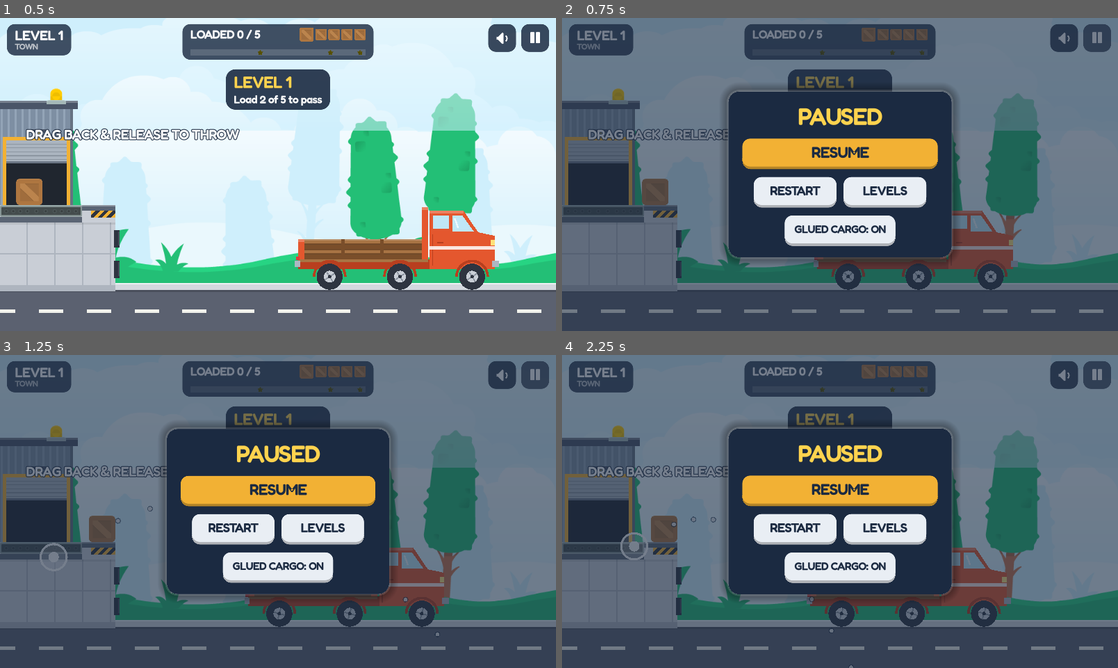
Above: before the commit, frames 1-4 (two rows, left to right).
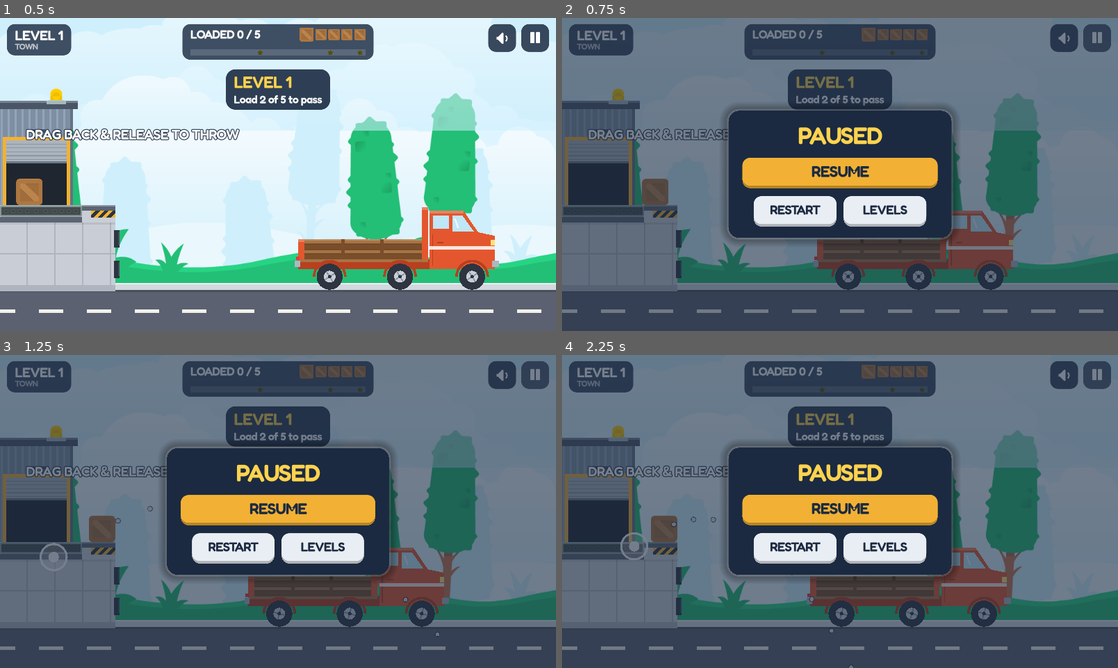
Above: after the commit, the same moments.

Repository: shaharFranses/flick-freight
Game: Godot game, scene res://scenes/main.tscn
Two runs of this game, one before a commit and one after it. Both use one fixed random seed, a clock stepped at 60 frames per second and the inputs below.
Inputs (mouse positions are in pixels of both pictures, inside the frame that each line leads up to):
- Up to frame 1 (0.5 s): no input
- Up to frame 2 (0.75 s): click (1095, 36) at 0.5 s
- Up to frame 3 (1.25 s): no input
- Up to frame 4 (2.25 s): click "RESTART" at 1.25 s; click (1095, 373) at 2 s

Frame 1 is identical in both runs. In frame 2, 13% of the frame differs, in the area x 29-71%, y 21-78%; in frame 3, 12%; in frame 4, 13%.

Commit message:
Loose cargo is the only mode
The glued/unglued toggle (pause menu, ?glue=, saved flag, bot --glue) is
removed: delivered cargo always stays physical. Baselines re-recorded.

Co-Authored-By: Claude Opus 5.5 <noreply@anthropic.com>
Claude-Session: https://claude.ai/code/session_01FBTEVX47moJjHexMP4xqEv

Diff:
--- a/scripts/game.gd
+++ b/scripts/game.gd
@@ -20,10 +20,8 @@
 const GRAVITY := 1200.0
 const TILE := 63.0  # Kenney 70px tiles at 0.9
 const NEXT_DELAY := 0.65
-## Cargo mode. true (default) = delivered cargo is glued to the truck. false = it stays
-## physical: stacks can shift or topple, and cargo that falls out stops counting.
-## Set from the pause menu or ?glue=0 / ?glue=1 (saved), see Main.
-static var glue_loads := true
+## Delivered cargo is not glued to the truck: it stays physical, so stacks can shift or
+## topple, and cargo that falls out stops counting.
 const FALL_OUT_TIME := 0.25  # s outside the bed before a delivered cargo counts as fallen out
 const END_SETTLE := 1.2  # s to let stacks settle before the level is scored
 
@@ -521,7 +519,6 @@
 	var t = Truck.new()
 	t.setup(cfg, level_index + truck_count, cfg.get("wall", 52))
 	t.height_limit = level.get("height_limit", 0.0)
-	t.glue = glue_loads
 	t.position = Vector2(1560, ROAD_Y - Truck.FLOOR_T - 18 - Truck.WHEEL_R)
 	if slot > 0:
 		t.z_index = -slot  # far trucks behind near ones while driving in
@@ -797,14 +794,11 @@
 		ended = true
 		aiming = false
 		aim.queue_redraw()
-		if not glue_loads:
-			# let the stacks settle (things can still fall out), then strap it all down and score
-			get_tree().create_timer(END_SETTLE, false).timeout.connect(func():
-				for t in live_trucks():
-					t.glue_all()
-				_score())
-			return
-		_score()
+		# let the stacks settle (things can still fall out), then strap it all down and score
+		get_tree().create_timer(END_SETTLE, false).timeout.connect(func():
+			for t in live_trucks():
+				t.glue_all()
+			_score())
 
 
 func _score():
@@ -814,10 +808,8 @@
 		finished.emit(stars, delivered, level.cargo.length()))
 
 
-## Unglued loads: anything that has left the bed for a moment (or hit the road) has fallen out.
+## Delivered loads: anything that has left the bed for a moment (or hit the road) has fallen out.
 func _physics_process(delta: float):
-	if glue_loads:
-		return
 	for t in live_trucks():
 		if t.state != "parked":
 			continue
--- a/scripts/main.gd
+++ b/scripts/main.gd
@@ -26,22 +26,10 @@
 		else:
 			_show_pause())
 	var q = _query()
-	Game.glue_loads = SaveData.get_flag("glue_loads", true)
-	if q.has("glue"):
-		set_glue(q.glue != "0")
-	screens.toggle_glue.connect(func():
-		set_glue(not Game.glue_loads)
-		start_level(level_index))
 	var start = SaveData.first_unbeaten()
 	if q.has("level"):
 		start = clampi(int(q.level) - 1, 0, Levels.count() - 1)
 	start_level(start)
-
-
-## Glued (default) or unglued cargo; remembered between sessions.
-func set_glue(on: bool):
-	Game.glue_loads = on
-	SaveData.set_flag("glue_loads", on)
 
 
 func _query() -> Dictionary:
--- a/scripts/screens.gd
+++ b/scripts/screens.gd
@@ -8,7 +8,6 @@
 signal open_levels
 signal play_level(index: int)
 signal close_levels
-signal toggle_glue
 
 const NAVY = Color("#1B2A41")
 const GOLD = Color("#FFD34E")
@@ -117,10 +116,6 @@
 	v.add_child(_row([
 		_button("RESTART", func(): restart.emit(), "SecondaryButton"),
 		_button("LEVELS", func(): open_levels.emit(), "SecondaryButton")]))
-	# cargo mode: glued boxes stay put; unglued stacks can topple (restarts the level)
-	var mode = _button("GLUED CARGO: %s" % ("ON" if Game.glue_loads else "OFF"), func(): toggle_glue.emit(), "SecondaryButton")
-	mode.add_theme_font_size_override("font_size", 24)
-	v.add_child(_row([mode]))
 
 
 # ------------------------------------------------------------------ results
--- a/scripts/truck.gd
+++ b/scripts/truck.gd
@@ -37,7 +37,6 @@
 var ferry: Dictionary = {}  # M10: {amp_y, amp_rot (deg), period}; empty = on the road
 var icy := false  # M11: icy bed, everything slides
 var height_limit := 0.0  # M14: bridge line above the bed (0 = none)
-var glue := true  # false: delivered cargo stays physical (see Game.glue_loads)
 
 var _t := 0.0
 var _anim_t := 0.0
@@ -377,14 +376,13 @@
 
 
 func add_load(c: Cargo, counted := true):
-	if glue:
-		_glue(c)
+	# cargo stays physical in the bed; it's only strapped down to drive off (glue_all)
 	loads.append({"cargo": c, "offset": c.global_position - global_position, "rot": c.rotation,
 		"local": to_local(c.global_position), "lrot": c.rotation - rotation, "counted": counted})
 	bump()
 
 
-## Strap down every loose load where it is *now* (unglued mode). The follow code then
+## Strap down every loose load where it is *now*. The follow code then
 ## keeps each box at this spot, not where it first landed.
 func glue_all():
 	for l in loads:
--- a/tools/baseline_v2_e0.json
+++ b/tools/baseline_v2_e0.json
@@ -3,20 +3,20 @@
   "levels": [
     {
       "broken": 0,
-      "delivered": 4,
+      "delivered": 5,
       "level": 1,
-      "missed": 1,
+      "missed": 0,
       "pass": true,
-      "stars": 2,
+      "stars": 3,
       "total": 5
     },
     {
       "broken": 0,
-      "delivered": 5,
+      "delivered": 6,
       "level": 2,
-      "missed": 1,
+      "missed": 0,
       "pass": true,
-      "stars": 2,
+      "stars": 3,
       "total": 6
     },
     {
@@ -30,29 +30,29 @@
     },
     {
       "broken": 0,
-      "delivered": 6,
+      "delivered": 7,
       "level": 4,
-      "missed": 1,
+      "missed": 0,
       "pass": true,
-      "stars": 2,
+      "stars": 3,
       "total": 7
     },
     {
       "broken": 0,
-      "delivered": 6,
+      "delivered": 7,
       "level": 5,
-      "missed": 2,
+      "missed": 1,
       "pass": true,
       "stars": 2,
       "total": 8
     },
     {
       "broken": 0,
-      "delivered": 6,
+      "delivered": 7,
       "level": 6,
-      "missed": 1,
+      "missed": 0,
       "pass": true,
-      "stars": 2,
+      "stars": 3,
       "total": 7
     },
     {
@@ -65,8 +65,8 @@
       "total": 7
     },
     {
-      "broken": 1,
-      "delivered": 6,
+      "broken": 2,
+      "delivered": 5,
       "level": 8,
       "missed": 0,
       "pass": true,
@@ -75,9 +75,36 @@
     },
     {
       "broken": 1,
+      "delivered": 6,
+      "level": 9,
+      "missed": 1,
+      "pass": true,
+      "stars": 2,
+      "total": 8
+    },
+    {
+      "broken": 1,
+      "delivered": 6,
+      "level": 10,
+      "missed": 2,
+      "pass": true,
+      "stars": 1,
+      "total": 9
+    },
+    {
+      "broken": 0,
       "delivered": 7,
-      "level": 9,
-      "missed": 0,
+      "level": 11,
+      "missed": 1,
+      "pass": true,
+      "stars": 2,
+      "total": 8
+    },
+    {
+      "broken": 0,
+      "delivered": 6,
+      "level": 12,
+      "missed": 2,
       "pass": true,
       "stars": 2,
       "total": 8
@@ -85,55 +112,28 @@
     {
       "broken": 0,
       "delivered": 8,
-      "level": 10,
-      "missed": 1,
-      "pass": true,
-      "stars": 2,
-      "total": 9
-    },
-    {
-      "broken": 0,
-      "delivered": 8,
-      "level": 11,
+      "level": 13,
       "missed": 0,
       "pass": true,
       "stars": 3,
       "total": 8
     },
     {
-      "broken": 0,
-      "delivered": 7,
-      "level": 12,
-      "missed": 1,
-      "pass": true,
-      "stars": 2,
-      "total": 8
-    },
-    {
       "broken": 1,
-      "delivered": 7,
-      "level": 13,
-      "missed": 0,
-      "pass": true,
-      "stars": 2,
-      "total": 8
-    },
-    {
-      "broken": 2,
       "delivered": 6,
       "level": 14,
-      "missed": 1,
+      "missed": 2,
       "pass": true,
       "stars": 1,
       "total": 9
     },
     {
       "broken": 2,
-      "delivered": 6,
+      "delivered": 8,
       "level": 15,
-      "missed": 2,
+      "missed": 0,
       "pass": true,
-      "stars": 1,
+      "stars": 2,
       "total": 10
     }
   ],
--- a/tools/baseline_v2_e05.json
+++ b/tools/baseline_v2_e05.json
@@ -30,11 +30,11 @@
     },
     {
       "broken": 0,
-      "delivered": 5,
+      "delivered": 7,
       "level": 4,
-      "missed": 2,
+      "missed": 0,
       "pass": true,
-      "stars": 2,
+      "stars": 3,
       "total": 7
     },
     {
@@ -48,27 +48,27 @@
     },
     {
       "broken": 0,
-      "delivered": 7,
+      "delivered": 6,
       "level": 6,
-      "missed": 0,
-      "pass": true,
-      "stars": 3,
-      "total": 7
-    },
-    {
-      "broken": 0,
-      "delivered": 6,
-      "level": 7,
       "missed": 1,
       "pass": true,
       "stars": 2,
       "total": 7
     },
     {
-      "broken": 1,
+      "broken": 0,
+      "delivered": 5,
+      "level": 7,
+      "missed": 2,
+      "pass": true,
+      "stars": 2,
+      "total": 7
+    },
+    {
+      "broken": 2,
       "delivered": 5,
       "level": 8,
-      "missed": 1,
+      "missed": 0,
       "pass": true,
       "stars": 2,
       "total": 7
@@ -84,29 +84,29 @@
     },
     {
       "broken": 1,
-      "delivered": 7,
+      "delivered": 8,
       "level": 10,
-      "missed": 1,
+      "missed": 0,
       "pass": true,
       "stars": 2,
       "total": 9
     },
     {
       "broken": 0,
-      "delivered": 7,
+      "delivered": 8,
       "level": 11,
-      "missed": 1,
+      "missed": 0,
       "pass": true,
-      "stars": 2,
+      "stars": 3,
       "total": 8
     },
     {
       "broken": 0,
-      "delivered": 6,
+      "delivered": 8,
       "level": 12,
-      "missed": 2,
+      "missed": 0,
       "pass": true,
-      "stars": 2,
+      "stars": 3,
       "total": 8
     },
     {
@@ -120,20 +120,20 @@
     },
     {
       "broken": 1,
-      "delivered": 4,
+      "delivered": 6,
       "level": 14,
-      "missed": 4,
+      "missed": 2,
       "pass": true,
       "stars": 1,
       "total": 9
     },
     {
-      "broken": 1,
-      "delivered": 7,
+      "broken": 2,
+      "delivered": 8,
       "level": 15,
-      "missed": 2,
+      "missed": 0,
       "pass": true,
-      "stars": 1,
+      "stars": 2,
       "total": 10
     }
   ],
Not shown, changed: .github/workflows/bot.yml
Not shown, changed: README.md
